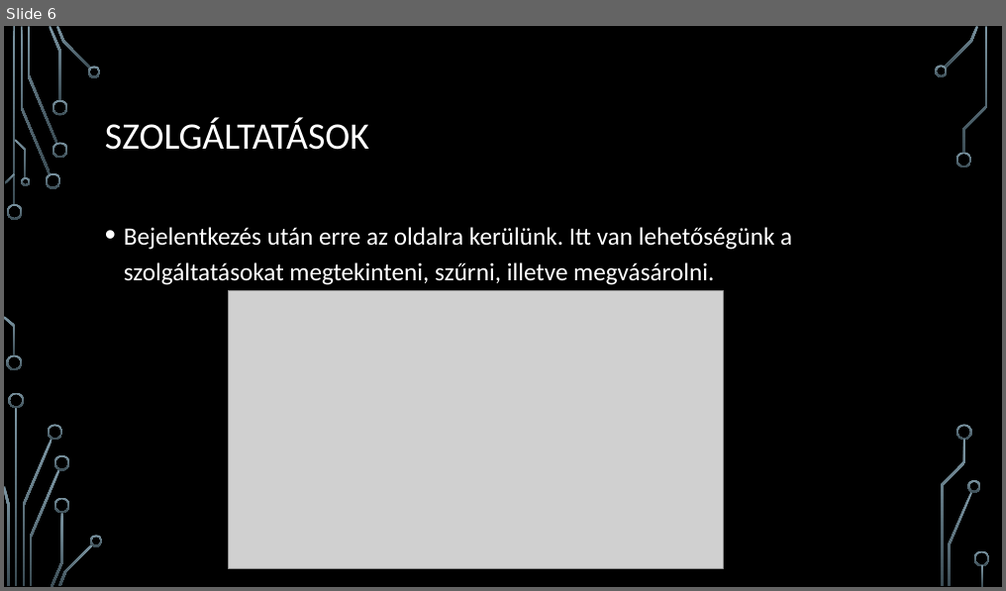
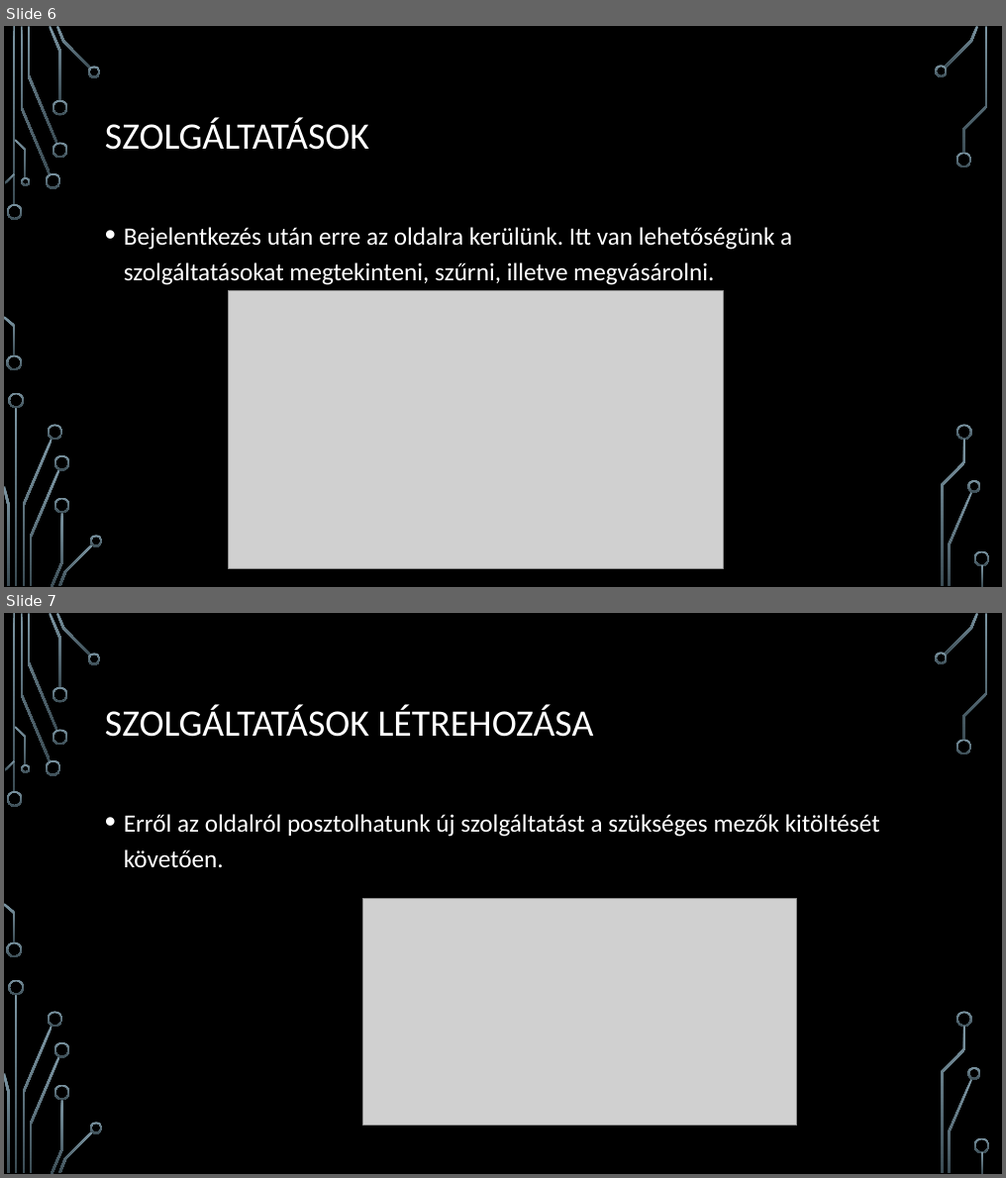
Before and after one commit to WitmannBence/Vizsgaremek, a slide deck: Documentation/VizsgaremekPPT.pptx. Shown one above the other, each under a label of ours: slide 6 before the commit, slides 6 and 7 after it. The pictures are 1006x591 and 1006x1178 pixels, drawn with LibreOffice and Linux fonts; fonts in the diff are those of the drawing; grey boxes stand for pictures; background and template pictures are left out. Boxes give left, top, right and bottom in pixels: in the first picture for what was removed or moved away, otherwise in the second. Text is boxed around its words. In the diff, an @@ line names an element or a change of style, - is before the commit and + after.

```diff
--- a/Documentation/VizsgaremekPPT.pptx
+++ b/Documentation/VizsgaremekPPT.pptx
@@ slide 7 added at <box>4,613,1002,1174</box>, background picture (left out); not listed: 36 template elements that a slide beside it also shows @@
@@ title added at <box>105,704,594,737</box>, 36 pt, text #FFFFFF @@
+SZOLGÁLTATÁSOK LÉTREHOZÁSA
@@ text added at <box>124,814,880,867</box>, 24 pt, text #FFFFFF @@
+• Erről az oldalról posztolhatunk új szolgáltatást a szükséges mezők kitöltését követően.
@@ picture added at <box>363,899,798,1126</box> @@
```
Also in this commit, not shown: 1 slide changed, 2 other slides added.
